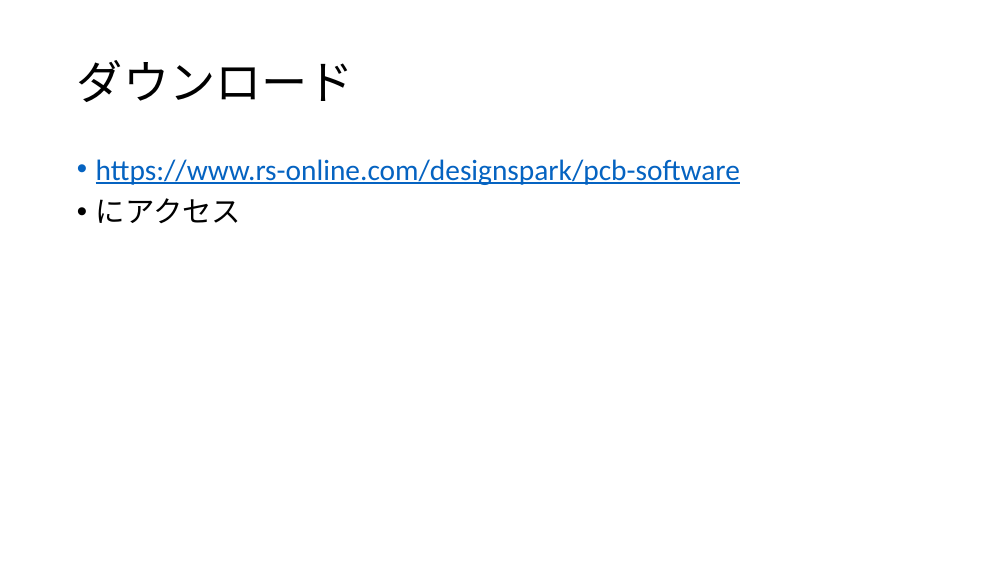
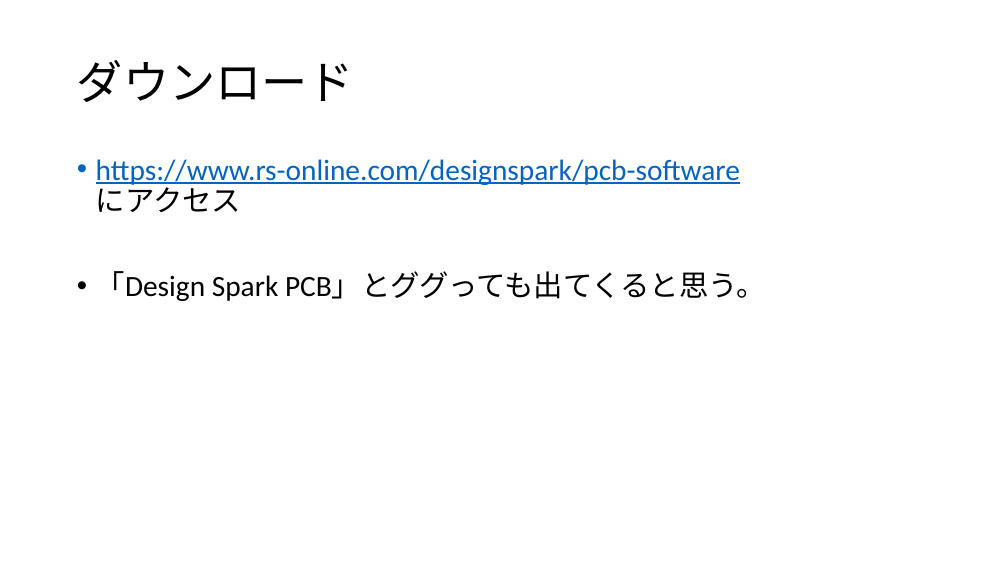
Before and after one commit to KogakuinRobotProject/DesignSparkPCB-Library, a slide deck: slide 2 of man/designsparkの導入.pptx. Drawn at 1008x567 pixels with LibreOffice and Linux fonts; fonts in the diff are those of the drawing. Boxes give left, top, right and bottom in pixels: in the first picture for what was removed or moved away, otherwise in the second. Text is boxed around its words. In the diff, an @@ line names an element or a change of style, - is before the commit and + after.

```diff
--- a/man/designsparkの導入.pptx
+++ b/man/designsparkの導入.pptx
@@ text at (96, 159, 765, 301): text changed @@
-• https://www.rs-online.com/designspark/pcb-software
-• にアクセス
+• https://www.rs-online.com/designspark/pcb-software
+  にアクセス
+• 「Design Spark PCB」とググっても出てくると思う。
```
Also in this commit, not shown: 2 other slides changed, 7 slides added, 7 slides removed.
